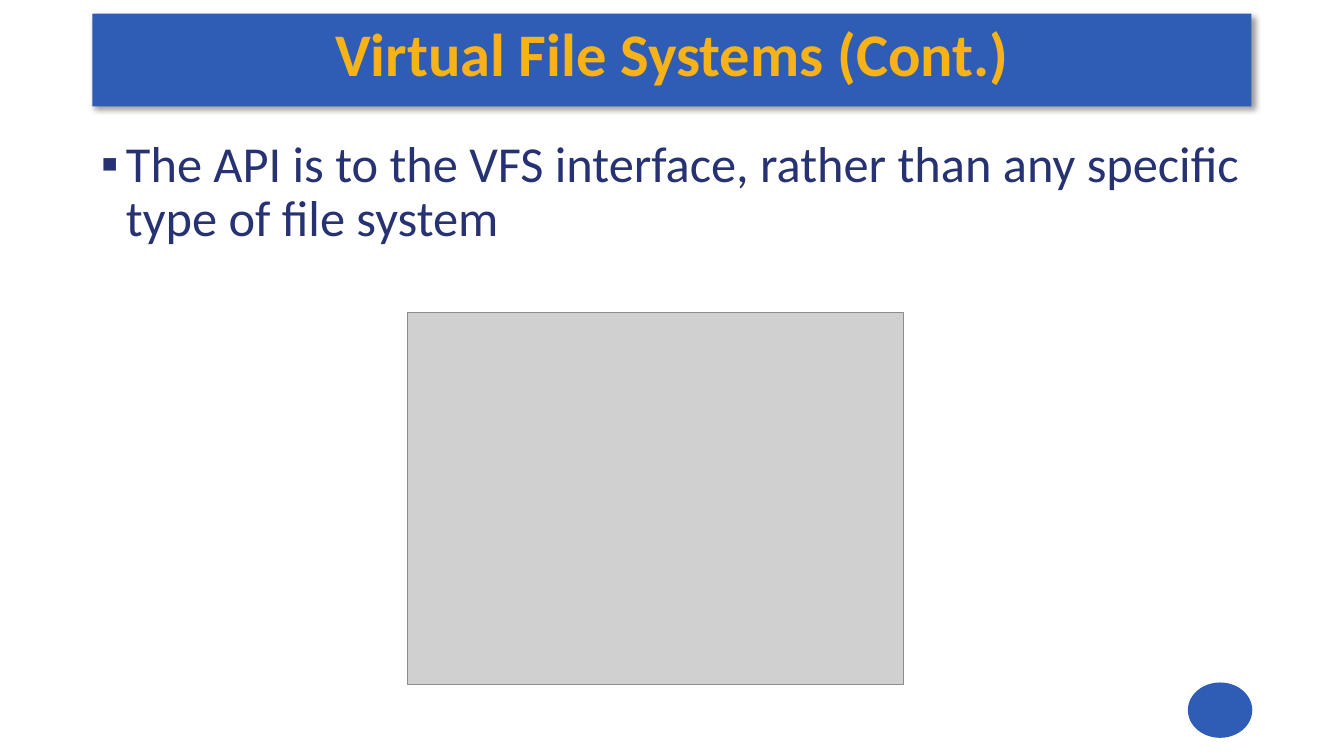
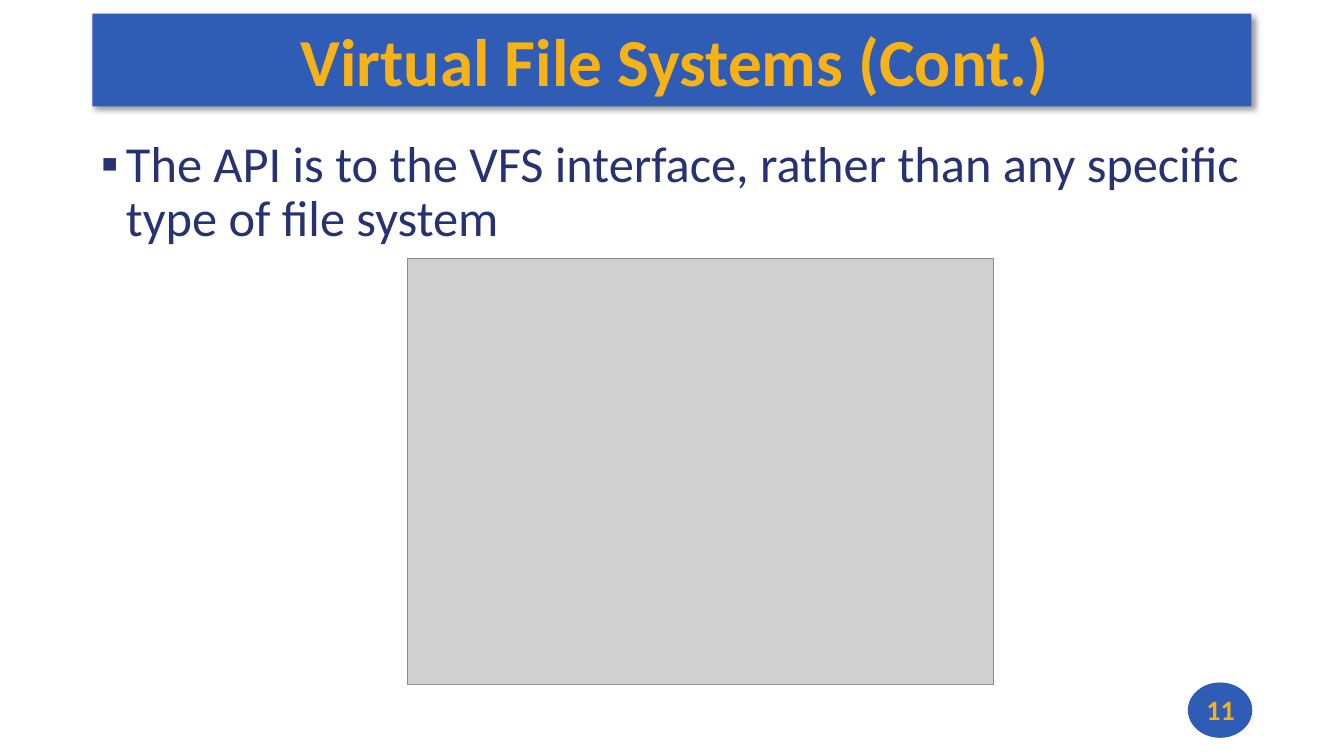
Before and after one commit to andrewt0301/hse-acos-course, a slide deck: slide 11 of docs/part2os/07_Synch/OS_Lecture_07.pptx. Drawn at 1344x756 pixels with LibreOffice and Linux fonts; fonts in the diff are those of the drawing; grey boxes stand for pictures. Boxes give left, top, right and bottom in pixels: in the first picture for what was removed or moved away, otherwise in the second. Text is boxed around its words. In the diff, an @@ line names an element or a change of style, - is before the commit and + after.

```diff
--- a/docs/part2os/07_Synch/OS_Lecture_07.pptx
+++ b/docs/part2os/07_Synch/OS_Lecture_07.pptx
@@ title "Virtual File Systems (Cont.)": place and size @@
-title "Virtual File Systems (Cont.)" at <box>335,31,1008,86</box>
+title "Virtual File Systems (Cont.)" at <box>301,36,1049,97</box>
@@ title "Virtual File Systems (Cont.)" at <box>301,36,1049,97</box>: size 43.2 to 48 pt @@
@@ picture: place and size @@
-picture at <box>408,313,903,686</box>
+picture at <box>408,259,994,686</box>
@@ page number added at <box>1206,702,1234,720</box>, 20 pt, text #F7B217, bold @@
+11
```
Also in this commit, not shown: 38 other slides changed, 1 other file.
